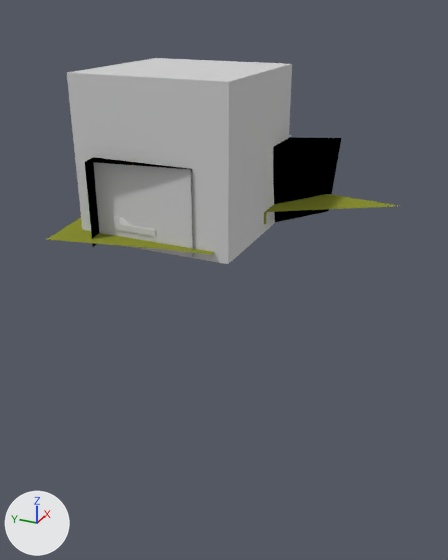
Two versions of the Blender file android/assets/model/inside_level11_path_with_masks.blend, one commit apart.
Before and after are seen from a camera (50 mm lens) standing at (-175.0, -91.0, 69.0) and looking at (8.0, -9.0, -23.0). Every picture has the same lights, and +X, +Y and +Z are marked at lower left.

Script lines for the objects in view, before the commit:
```python
me_cube_003 = bpy.data.meshes.new('Cube.003')
me_cube_003.from_pydata(...)  # 72 vertices, 38 faces; spans x -36.6..39.0, y -22.0..28.0, z -34.6..63.9
# faces by material slot: [1, 4, 1, 9, 14, 9]
me_cube_003.materials.append(mat_roof_001)  # its picture is missing
me_cube_003.materials.append(mat_wall_001)  # its picture is missing
me_cube_003.materials.append(mat_floor_004)  # its picture is missing
me_cube_003.materials.append(mat_rock)  # its picture is missing
me_cube_003.materials.append(mat_grass)  # its picture is missing
me_cube_003.materials.append(mat_barriar)  # black #000000
# before: 42 (-30.5, -21.7, -17.5) at pixel (92, 247), 43 (-30.5, 4.5, -17.5) at pixel (84, 161), 52 (26.9, -21.7, -5.1), 53 (26.9, 4.5, -5.1), 58 (-25.8, -21.7, 14.1) at pixel (192, 258)
# before: 59 (-25.8, 4.5, 14.1) at pixel (190, 169), 60 (33.0, -21.7, 38.3) at pixel (328, 211), 61 (31.9, 4.5, 41.1) at pixel (341, 138), 70 (-28.2, 4.5, -1.7) at pixel (136, 165), 71 (26.2, 4.5, 27.1) at pixel (296, 137)
me_cube_028 = bpy.data.meshes.new('Cube.028')
me_cube_028.from_pydata(...)  # 8 vertices, 6 faces; spans x -1.0..1.0, y -1.0..1.0, z -1.0..1.0
# faces by material slot: [3, 3]
me_cube_028.materials.append(mat_walls_001)  # its picture is missing
me_cube_028.materials.append(mat_floor_002)  # its picture is missing
me_cube_045 = bpy.data.meshes.new('Cube.045')
me_cube_045.from_pydata(...)  # 28 vertices, 16 faces; spans x -1.0..1.0, y -2.0..2.0, z -1.0..1.0
me_cube_045.materials.append(mat_sida_010)  # its picture is missing
ob_bigskybox = bpy.data.objects.new('bigskybox', me_cube_003)
ob_bigskybox.location = (0.0, 0.0, 21.0)
ob_bigskybox.rotation_euler = (1.571, 0.0, 0.0)  # degrees (90, 0, 0)
ob_block_009 = bpy.data.objects.new('block.009', me_cube_028)
ob_block_009.location = (-24.4, 1.5, 5.0)
ob_block_009.rotation_euler = (1.571, 0.0, 0.0)  # degrees (90, 0, 0)
ob_block_017 = bpy.data.objects.new('block.017', me_cube_028)
ob_block_017.location = (-24.4, -0.5, 5.0)
ob_block_017.rotation_euler = (1.571, 0.0, 0.0)  # degrees (90, 0, 0)
ob_trappa_011 = bpy.data.objects.new('Trappa.011', me_cube_045)
ob_trappa_011.location = (-24.4, 8.5, 7.0)
ob_trappa_011.rotation_euler = (0.0, 0.0, 3.142)  # degrees (0, 0, 180)
```
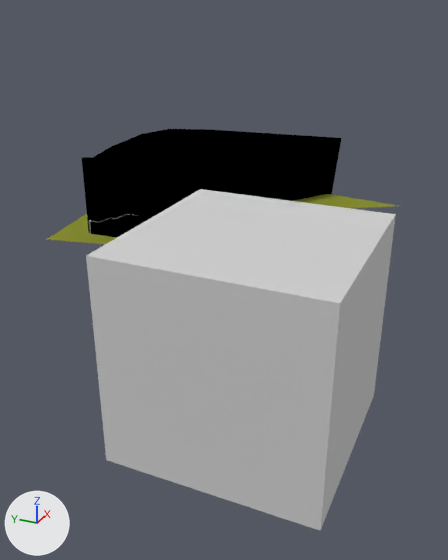
Changed parts and their boxes (x1, y1, x2, y2) in the pictures (448 x 560 px; the box of a moved part takes in the faces that stretch with it):
'bigskybox', reshaped (95% taller)
    before: (46, 58, 398, 264)
    after: (46, 129, 398, 531)
'Trappa.011', deleted
    before: (120, 218, 132, 226)
'block.017', deleted
    before: (149, 229, 156, 236)
'block.009', deleted
    before: (143, 228, 149, 235)
part 1 of me_cube_003, moved or reshaped
    before: (67, 58, 292, 264)
    after: (86, 189, 396, 531)
part 2 of me_cube_003, built on
    before: (85, 137, 337, 247)
    after: (81, 129, 337, 238)

What the commit changed:
Material 'Sida' (mat_sida) is new.
Its base color is (0.512, 0.512, 0.512) (grey #bebebe).
Material 'floor' (mat_floor) is new.
Its base color is (0.512, 0.512, 0.512) (grey #bebebe).
Material 'Sida_Wall_1.jpg' (mat_sida_wall_1_jpg) is new.
Its base color is (0.512, 0.512, 0.512) (grey #bebebe).
Material 'walls' (mat_walls) is new.
Its base color is (0.512, 0.512, 0.512) (grey #bebebe).
me_cube_003 has 72 vertices, 38 faces and spans x -36.6..39.0, y -22.0..28.0, z -34.6..63.9.
me_cube_003 is used by ob_bigskybox; location (0.0, 0.0, 21.0); rotation (1.571, 0.0, 0.0), in degrees (90, 0, 0).
Verts and faces of me_cube_003; kept vertices keep their numbers, new ones are numbered from 72.
me_cube_003 part 1: the loose piece of 8 vertices spanning x -25.0..25.0, y -22.0..28.0, z -25.0..25.0 is moved by (-59.0, -26.0, 46.0).
Part 2, on me_cube_003:
Vertices 58, 59, 70 move by (0.0, 0.0, -3.0).
Vertex 42 moves to (-26.5, -21.7, -21.5).
Vertex 43 moves to (-26.5, 4.5, -21.5), pixel (81, 157).
New faces: (52, 60, 61, 71, 53), (42, 43, 70, 59, 58) (mat_barriar (black #000000), smooth).
Mesh me_block_004_cube_004 is new.
It has 392 vertices, 154 faces and spans x -4.2..3.8, y -3.7..4.3, z -8.6..9.4.
Faces by material slot: [96, 37, 16, 5].
It uses material mat_sida (its picture is missing).
It uses material mat_walls (its picture is missing).
It uses material mat_floor (its picture is missing).
It uses material mat_sida_wall_1_jpg (its picture is missing).
Object 'block.009' (ob_block_009) is deleted.
Object 'block.017' (ob_block_017) is deleted.
Object 'Trappa.011' (ob_trappa_011) is deleted.
Object 'block.004_Cube.004' (ob_block_004_cube_004) is new; it shows me_block_004_cube_004.
Its location is (-23.0, 12.0, 6.0).
Its rotation in degrees is (90, 0, 0).
